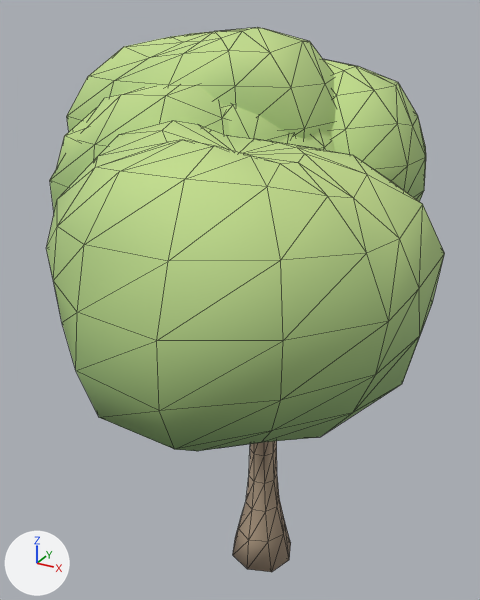
Before and after pictures for a commit that changed the glTF model game/voxario/Eryndor/Assets/Models/nature/tree_0.glb.
The view is the same before and after, from a camera (50 mm lens) standing at (4.59, -9.26, 10.02) and looking at (-0.25, -0.46, 5.62). Every picture has the same lights, and +X, +Y and +Z are marked at lower left. The older version comes first. Mesh edges are drawn as thin lines.

Script lines for the objects in view, before the commit:
```python
mat_bark = bpy.data.materials.new('bark')
mat_bark.use_nodes = True; mat_bark.node_tree.nodes.clear()
_N = mat_bark.node_tree.nodes; _L = mat_bark.node_tree.links
n0 = _N.new('ShaderNodeBsdfPrincipled'); n0.name = 'Principled BSDF'
n0.inputs[2].default_value = 0.95  # 'Roughness'
n1 = _N.new('ShaderNodeOutputMaterial'); n1.name = 'Material Output'
n2 = _N.new('ShaderNodeVertexColor'); n2.name = 'Color Attribute'
_L.new(n0.outputs[0], n1.inputs[0])  # 'BSDF' to 'Surface'
_L.new(n2.outputs[0], n0.inputs[0])  # 'Color' to 'Base Color'
mat_leaf = bpy.data.materials.new('leaf')
mat_leaf.use_nodes = True; mat_leaf.node_tree.nodes.clear()
_N = mat_leaf.node_tree.nodes; _L = mat_leaf.node_tree.links
n0 = _N.new('ShaderNodeBsdfPrincipled'); n0.name = 'Principled BSDF'
n0.inputs[2].default_value = 0.8  # 'Roughness'
n1 = _N.new('ShaderNodeOutputMaterial'); n1.name = 'Material Output'
n2 = _N.new('ShaderNodeVertexColor'); n2.name = 'Color Attribute'
_L.new(n0.outputs[0], n1.inputs[0])  # 'BSDF' to 'Surface'
_L.new(n2.outputs[0], n0.inputs[0])  # 'Color' to 'Base Color'
me_tree = bpy.data.meshes.new('Tree')
me_tree.from_pydata(...)  # 790 vertices, 1436 faces; spans x -3.26..3.14, y -5.02..3.57, z -0.01..9.75
# faces by material slot: [176, 1260]
me_tree.materials.append(mat_bark)
me_tree.materials.append(mat_leaf)
ob_tree = bpy.data.objects.new('Tree', me_tree)
ob_tree.location = (0.0, 0.0, 0.0)
```
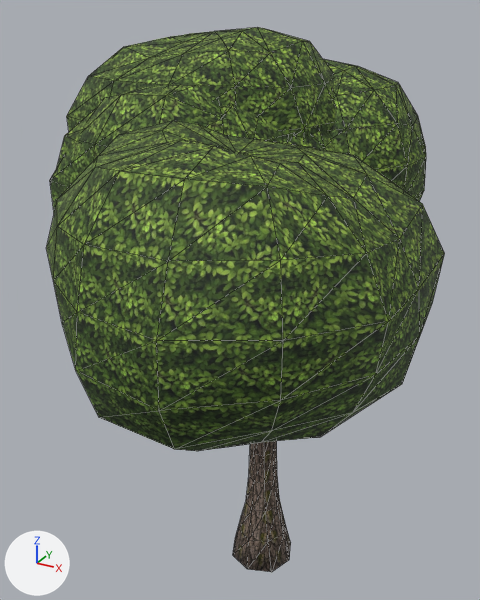
The change, as a list of edits to the scene's bpy script:
```text
Add img_image_1:
    img_image_1 = load_image('Image_1', '_unpacked/Image_1', 512, 512, 'sRGB')
Add img_image_0:
    img_image_0 = load_image('Image_0', '_unpacked/Image_0', 512, 512, 'sRGB')
Change mat_bark:
    add n3 = _N.new('ShaderNodeMix'); n3.name = 'Mix'
    add n3.data_type = 'RGBA'
    add n3.blend_type = 'MULTIPLY'
    add n3.inputs[0].default_value = 1.0  # 'Factor'
    add n4 = _N.new('ShaderNodeTexImage'); n4.name = 'Image Texture'
    add n4.image = img_image_0
    where n2 = _N.new('ShaderNodeVertexColor'); n2.name = 'Color Attribute'
    where n0 = _N.new('ShaderNodeBsdfPrincipled'); n0.name = 'Principled BSDF'
    remove _L.new(n2.outputs[0], n0.inputs[0])  # 'Color' to 'Base Color'
    add _L.new(n3.outputs[2], n0.inputs[0])  # 'Result' to 'Base Color'
    add _L.new(n2.outputs[0], n3.inputs[7])  # 'Color' to 'B'
    add _L.new(n4.outputs[0], n3.inputs[6])  # 'Color' to 'A'
Change mat_leaf:
    add n3 = _N.new('ShaderNodeMix'); n3.name = 'Mix'
    add n3.data_type = 'RGBA'
    add n3.blend_type = 'MULTIPLY'
    add n3.inputs[0].default_value = 1.0  # 'Factor'
    add n4 = _N.new('ShaderNodeTexImage'); n4.name = 'Image Texture'
    add n4.image = img_image_1
    where n2 = _N.new('ShaderNodeVertexColor'); n2.name = 'Color Attribute'
    where n0 = _N.new('ShaderNodeBsdfPrincipled'); n0.name = 'Principled BSDF'
    remove _L.new(n2.outputs[0], n0.inputs[0])  # 'Color' to 'Base Color'
    add _L.new(n3.outputs[2], n0.inputs[0])  # 'Result' to 'Base Color'
    add _L.new(n2.outputs[0], n3.inputs[7])  # 'Color' to 'B'
    add _L.new(n4.outputs[0], n3.inputs[6])  # 'Color' to 'A'
Change me_tree:
    where me_tree.from_pydata(...)  # 790 vertices, 1436 faces; spans x -3.26..3.14, y -5.02..3.57, z -0.01..9.75
    used by ob_tree; location = (0.0, 0.0, 0.0)
    me_tree part 1: 1361 kept faces spanning x -3.26..3.14, y -5.02..3.57, z -0.01..9.75 get new vertex colours
```

What differs and where, as boxes (x1, y1, x2, y2) in the pictures (480 x 600 px):
'Tree', surface changed (darker)
    both: (46, 27, 445, 572)
